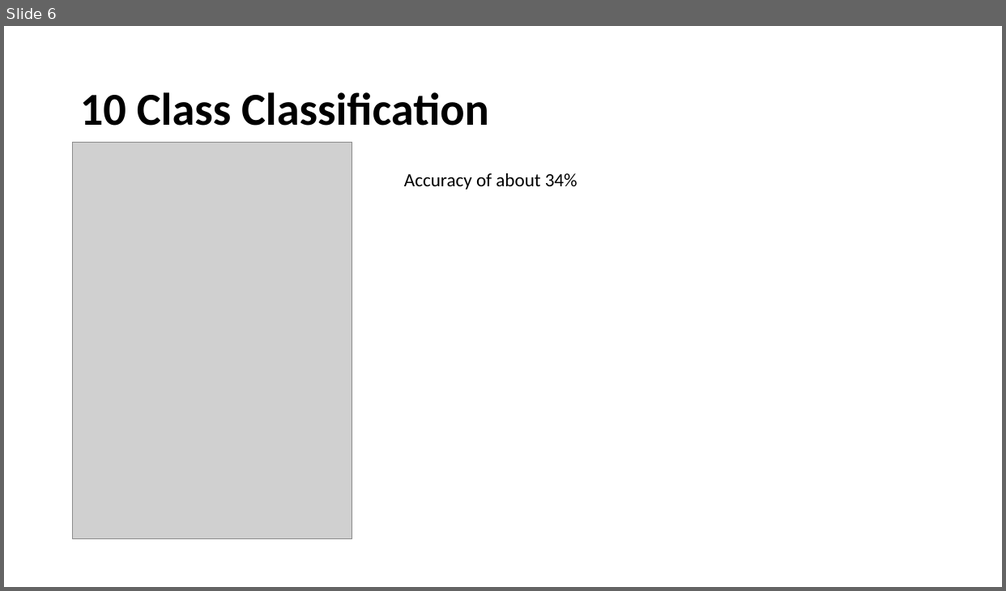
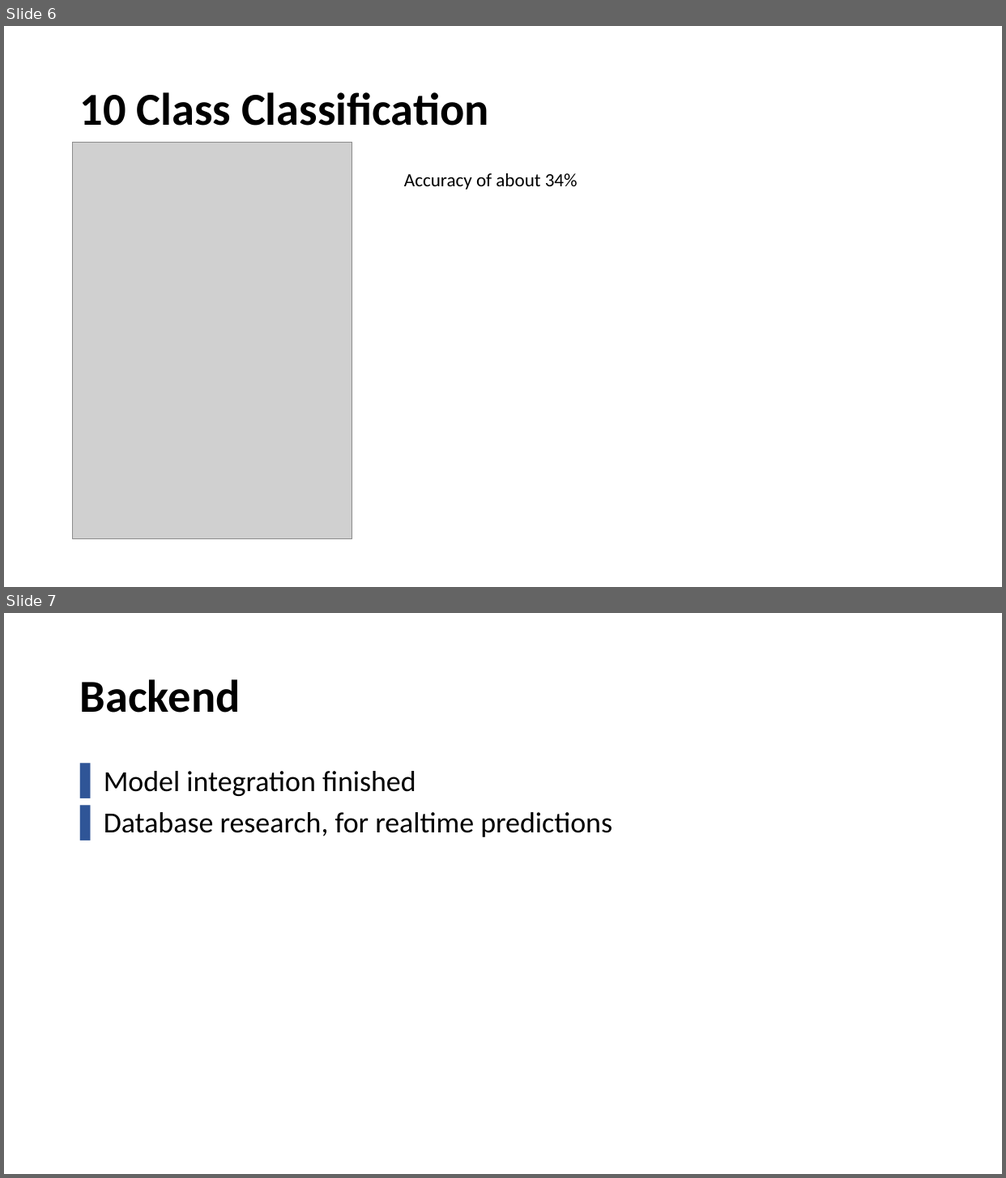
Before and after one commit to Khaledjallouli/project, a slide deck: Daily/sprint7/Sprint7_Review.pptx. Shown one above the other, each under a label of ours: slide 6 before the commit, slides 6 and 7 after it. The pictures are 1006x591 and 1006x1178 pixels, drawn with LibreOffice and Linux fonts; fonts in the diff are those of the drawing; grey boxes stand for pictures; background and template pictures are left out. Boxes give left, top, right and bottom in pixels: in the first picture for what was removed or moved away, otherwise in the second. Text is boxed around its words. In the diff, an @@ line names an element or a change of style, - is before the commit and + after.

Commit message:
added backend part to presentation

```diff
--- a/Daily/sprint7/Sprint7_Review.pptx
+++ b/Daily/sprint7/Sprint7_Review.pptx
@@ slide 7 added at <box>4,613,1002,1174</box>, background #FFFFFF @@
@@ title added at <box>80,679,241,713</box>, 44 pt, text #000000, bold @@
+Backend
@@ text added at <box>104,771,612,837</box>, 28 pt, text #000000 @@
+▌ Model integration finished
+▌ Database research, for realtime predictions
```
Also in this commit, not shown: 2 slides changed.
